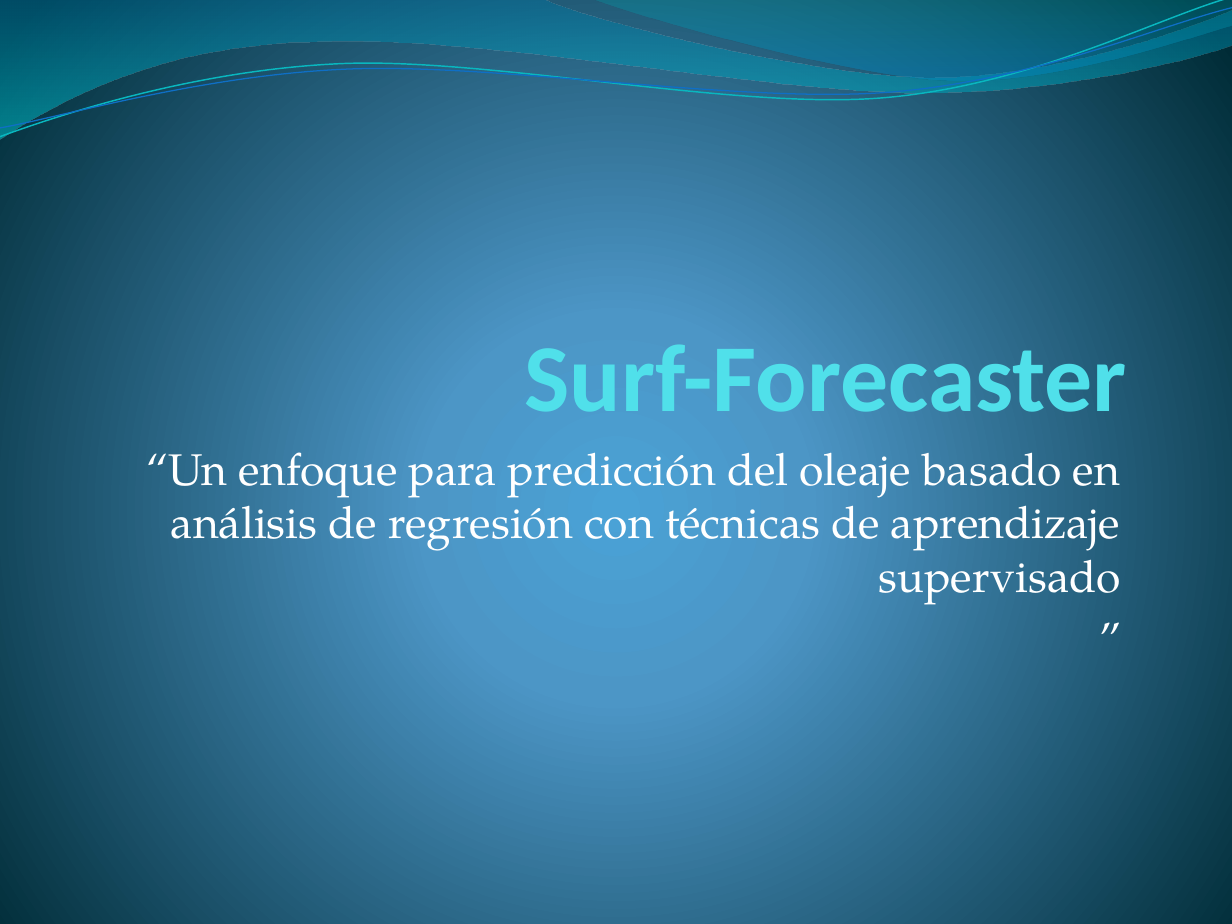
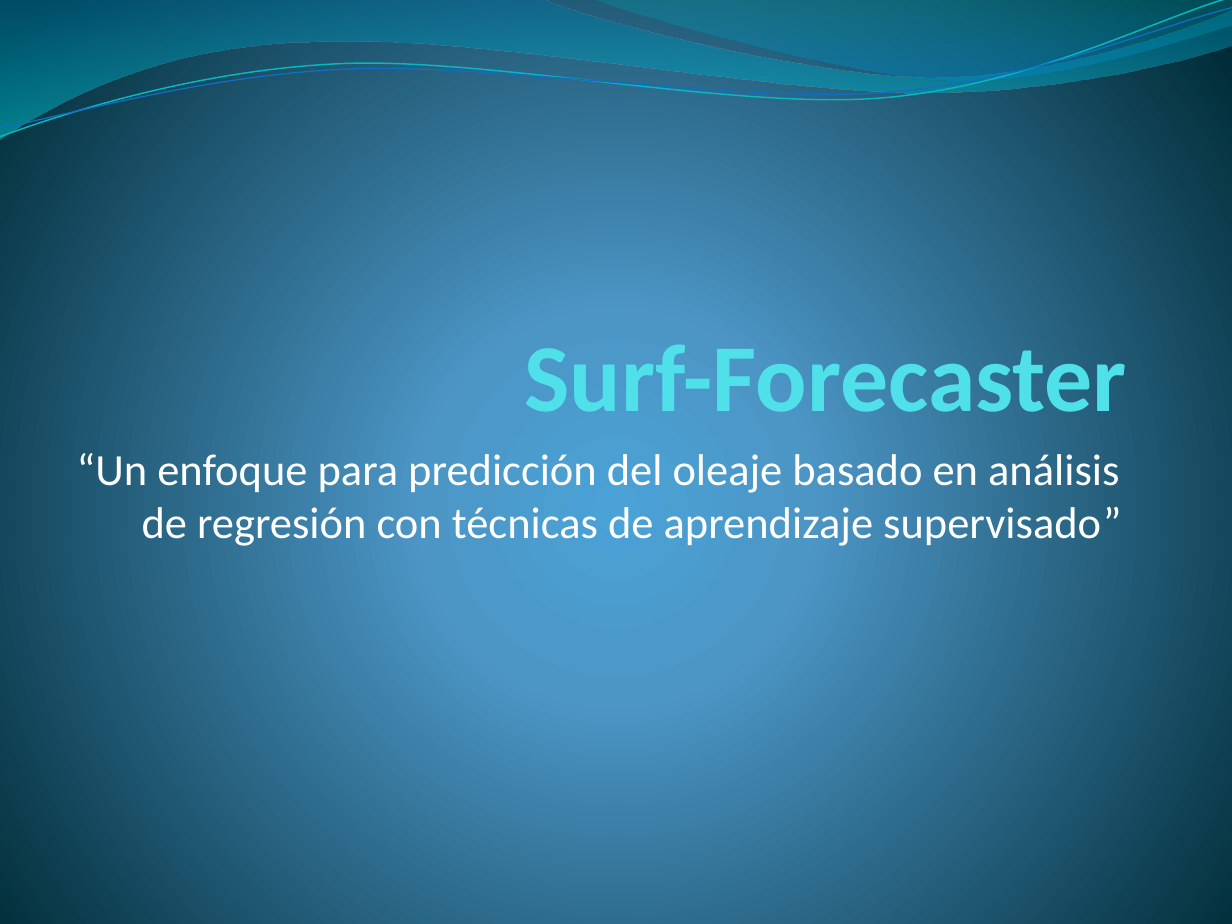
Before and after one commit to jaffadog/neuralito, a slide deck: slide 1 of neuralito/ArfGen/docs/Entregas/Informe Final/presentacion/maxi.pptx. Drawn at 1232x924 pixels with LibreOffice and Linux fonts; fonts in the diff are those of the drawing. Boxes give left, top, right and bottom in pixels: in the first picture for what was removed or moved away, otherwise in the second. Text is boxed around its words. In the diff, an @@ line names an element or a change of style, - is before the commit and + after.

```diff
--- a/neuralito/ArfGen/docs/Entregas/Informe Final/presentacion/maxi.pptx
+++ b/neuralito/ArfGen/docs/Entregas/Informe Final/presentacion/maxi.pptx
@@ subtitle at bbox=[77, 453, 1121, 546]: text changed; font TeX Gyre Pagella to Calibri @@
-“Un enfoque para predicción del oleaje basado en análisis de regresión con técnicas de aprendizaje supervisado
-”
+“Un enfoque para predicción del oleaje basado en análisis de regresión con técnicas de aprendizaje supervisado”
```
Also in this commit, not shown: 26 other slides changed.
